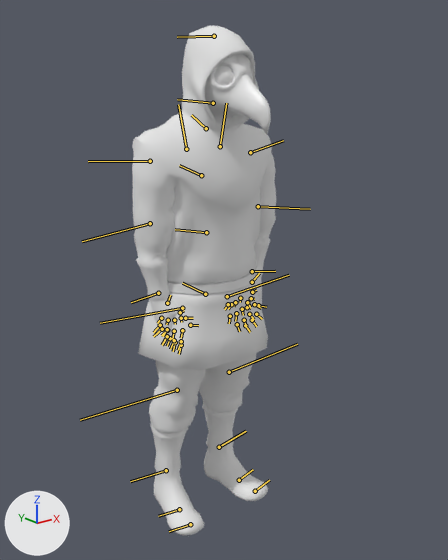
One commit to the Blender file res/models/stray/Stray.blend: the scene before it, then after it.
Both versions are drawn from a 50 mm lens placed at (-1.326, -1.774, 1.648), pointed at (0.065, -0.035, 0.952). Lighting does not change. The marker at lower left points along +X, +Y and +Z. Both versions are drawn at frame 1 of the action 'ArmatureAction'; the numbers are the values there. The bones that bend it are drawn over the model as lines.

In view in the first picture: 'body'.
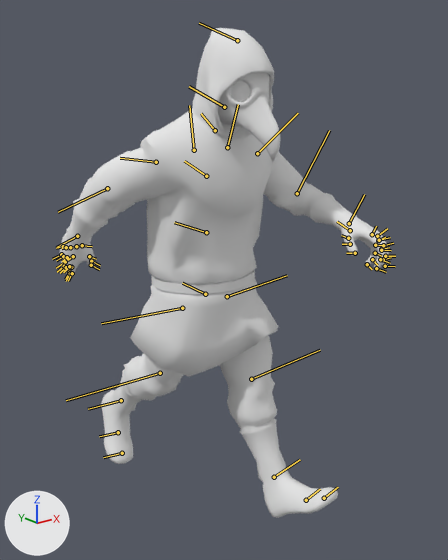
Where the change shows, as pixel boxes [x1, y1, x2, y2] in the pictures (448 x 560 px):
'body', posed (128% wider): before [132, 25, 276, 536]; after [59, 28, 389, 518]
bone 'L_leg', root to tip: before (227, 296) to (289, 275); after (227, 296) to (287, 275)
bone 'L_knee', root to tip: before (229, 372) to (297, 344); after (251, 379) to (320, 350)
bone 'L_ankle', root to tip: before (219, 447) to (246, 431); after (274, 477) to (300, 459)
bone 'R_leg', root to tip: before (182, 308) to (100, 323); after (182, 308) to (101, 323)
bone 'R_knee', root to tip: before (177, 390) to (80, 420); after (160, 373) to (66, 400)
bone 'R_ankle', root to tip: before (166, 470) to (130, 481); after (121, 400) to (88, 409)
bone 'spine', root to tip: before (206, 232) to (175, 229); after (206, 232) to (174, 222)
bone 'L_arm', root to tip: before (250, 152) to (283, 140); after (257, 153) to (298, 113)
bone 'L_elbow', root to tip: before (258, 206) to (310, 209); after (297, 193) to (329, 130)
bone 'R_arm', root to tip: before (150, 161) to (88, 161); after (156, 162) to (120, 158)
bone 'R_elbow', root to tip: before (150, 223) to (82, 241); after (107, 188) to (58, 212)
bone 'head', root to tip: before (213, 103) to (177, 99); after (224, 107) to (189, 86)

The change, as a diff of the scene's bpy script:
```diff
--- a/res/models/stray/Stray.blend.py
+++ b/res/models/stray/Stray.blend.py
@@ bone_l_leg @@
 bone_l_leg = bpy.data.objects['Armature'].pose.bones['L_leg']  # child of 'hips'
-bone_l_leg.rotation_quaternion = (1.0, 0.0, 0.0, 0.0)  # degrees (0, 0, 0)
+bone_l_leg.rotation_quaternion = (0.978, -0.003, -0.21, 0.014)  # degrees (-1, -24, 2)
@@ bone_l_knee @@
 bone_l_knee = bpy.data.objects['Armature'].pose.bones['L_knee']  # child of 'L_leg'
-bone_l_knee.rotation_quaternion = (1.0, 0.0, 0.0, 0.0)  # degrees (0, 0, 0)
+bone_l_knee.rotation_quaternion = (0.999, -0.001, -0.051, 0.002)  # degrees (0, -6, 0)
@@ bone_l_ankle @@
 bone_l_ankle = bpy.data.objects['Armature'].pose.bones['L_ankle']  # child of 'L_knee'
-bone_l_ankle.rotation_quaternion = (1.0, 0.0, 0.0, 0.0)  # degrees (0, 0, 0)
+bone_l_ankle.rotation_quaternion = (0.998, 0.001, -0.059, 0.006)  # degrees (0, -7, 1)
@@ bone_r_leg @@
 bone_r_leg = bpy.data.objects['Armature'].pose.bones['R_leg']  # child of 'hips'
-bone_r_leg.rotation_quaternion = (1.0, 0.0, 0.0, 0.0)  # degrees (0, 0, 0)
+bone_r_leg.rotation_quaternion = (0.983, 0.002, -0.182, 0.012)  # degrees (0, -21, 1)
@@ bone_r_knee @@
 bone_r_knee = bpy.data.objects['Armature'].pose.bones['R_knee']  # child of 'R_leg'
-bone_r_knee.rotation_quaternion = (1.0, 0.0, 0.0, 0.0)  # degrees (0, 0, 0)
+bone_r_knee.rotation_quaternion = (0.987, 0.004, -0.164, 0.005)  # degrees (0, -19, 1)
@@ bone_r_ankle @@
 bone_r_ankle = bpy.data.objects['Armature'].pose.bones['R_ankle']  # child of 'R_knee'
-bone_r_ankle.rotation_quaternion = (1.0, 0.0, 0.0, 0.0)  # degrees (0, 0, 0)
+bone_r_ankle.rotation_quaternion = (0.995, -0.001, -0.096, 0.009)  # degrees (0, -11, 1)
@@ bone_spine @@
 bone_spine = bpy.data.objects['Armature'].pose.bones['spine']  # child of 'hips'
-bone_spine.rotation_quaternion = (1.0, 0.0, 0.0, 0.0)  # degrees (0, 0, 0)
+bone_spine.rotation_quaternion = (0.998, -0.07, 0.0, 0.0)  # degrees (-8, 0, 0)
@@ bone_l_arm @@
 bone_l_arm = bpy.data.objects['Armature'].pose.bones['L_arm']  # child of 'L_shoulder'
-bone_l_arm.rotation_quaternion = (0.897, -0.373, 0.122, 0.202)  # degrees (-42, 22, 17)
+bone_l_arm.rotation_quaternion = (0.952, -0.033, -0.203, -0.227)  # degrees (2, -24, -27)
@@ bone_l_elbow @@
 bone_l_elbow = bpy.data.objects['Armature'].pose.bones['L_elbow']  # child of 'L_arm'
-bone_l_elbow.rotation_quaternion = (0.955, -0.138, 0.242, -0.104)  # degrees (-20, 26, -17)
+bone_l_elbow.rotation_quaternion = (0.963, 0.252, -0.094, 0.015)  # degrees (29, -11, -1)
@@ bone_r_arm @@
 bone_r_arm = bpy.data.objects['Armature'].pose.bones['R_arm']  # child of 'R_shoulder'
-bone_r_arm.rotation_quaternion = (0.874, -0.422, -0.136, -0.198)  # degrees (-48, -24, -15)
+bone_r_arm.rotation_quaternion = (0.83, -0.286, -0.418, 0.233)  # degrees (-54, -34, 49)
@@ bone_r_elbow @@
 bone_r_elbow = bpy.data.objects['Armature'].pose.bones['R_elbow']  # child of 'R_arm'
-bone_r_elbow.rotation_quaternion = (0.966, -0.048, -0.247, 0.06)  # degrees (-8, -28, 9)
+bone_r_elbow.rotation_quaternion = (0.991, -0.094, -0.064, 0.076)  # degrees (-11, -7, 9)
@@ bone_head @@
 bone_head = bpy.data.objects['Armature'].pose.bones['head']  # child of 'neck'
-bone_head.rotation_quaternion = (1.0, 0.0, 0.0, 0.0)  # degrees (0, 0, 0)
+bone_head.rotation_quaternion = (0.998, -0.067, 0.0, 0.0)  # degrees (-8, 0, 0)
```
